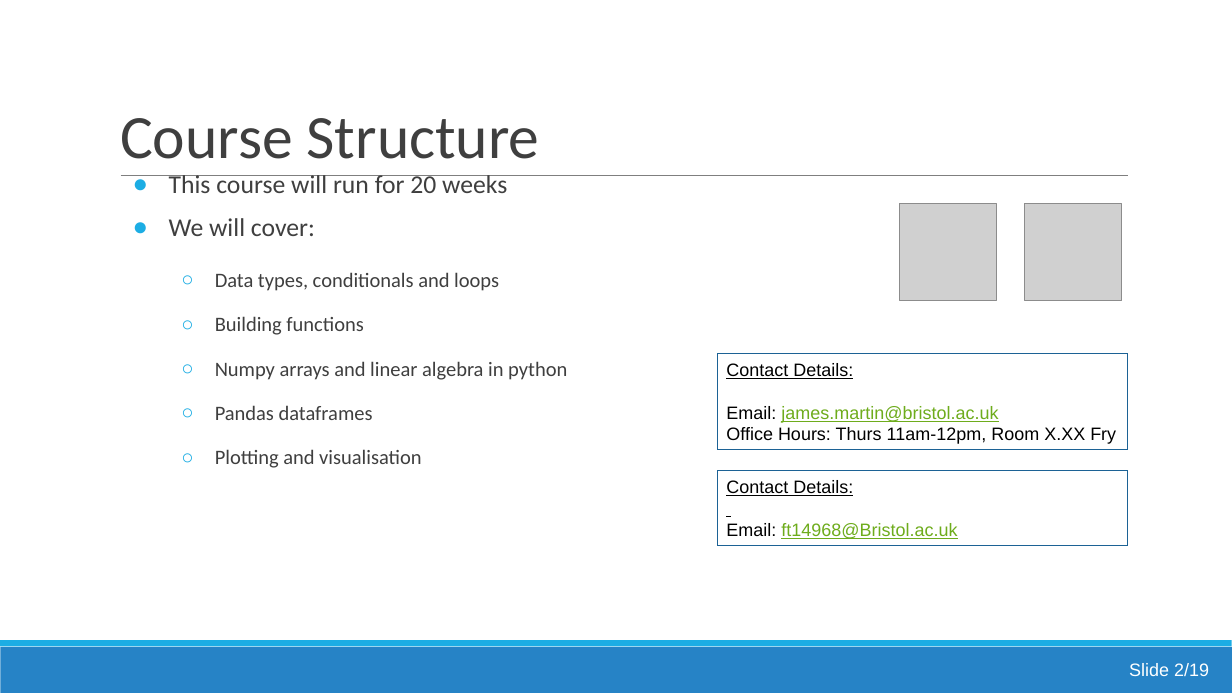
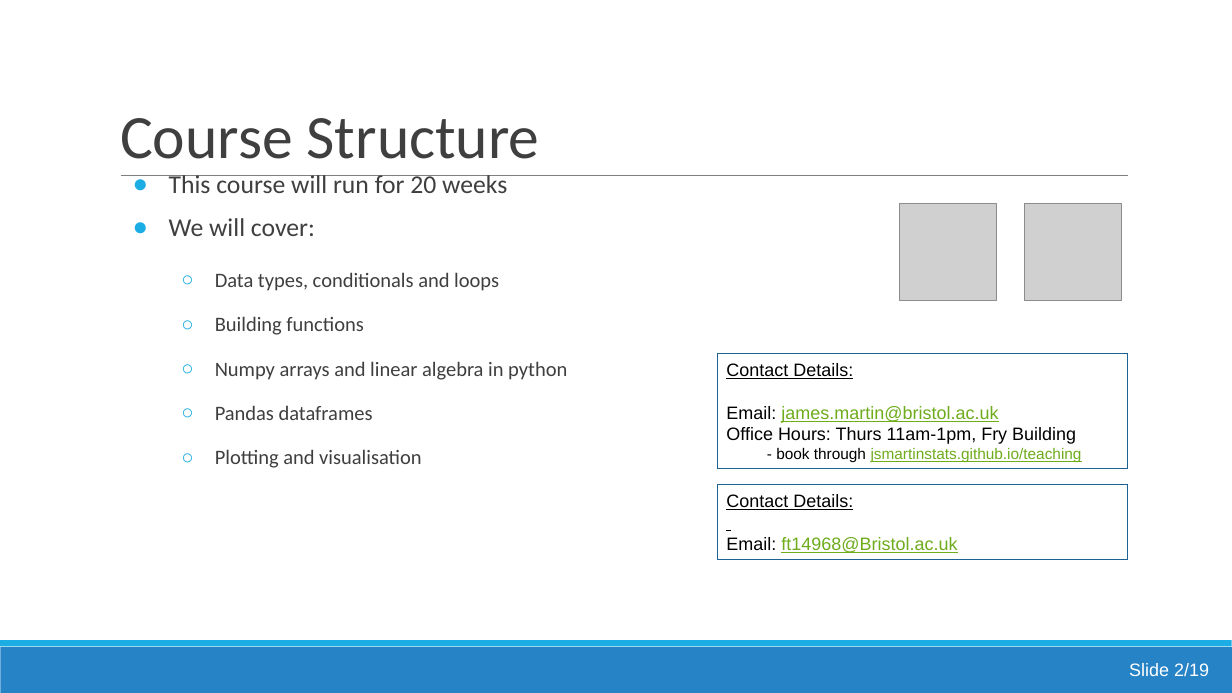
Before and after one commit to jsmartinstats/SCIF10002-2026, a slide deck: slide 6 of 01/Lecture1_Introduction_And_Data_Types.pptx. Drawn at 1232x693 pixels with LibreOffice and Linux fonts; fonts in the diff are those of the drawing; grey boxes stand for pictures. Boxes give left, top, right and bottom in pixels: in the first picture for what was removed or moved away, otherwise in the second. Text is boxed around its words. In the diff, an @@ line names an element or a change of style, - is before the commit and + after.

Commit message:
Update week 1 lecture slides with office hour details

```diff
--- a/01/Lecture1_Introduction_And_Data_Types.pptx
+++ b/01/Lecture1_Introduction_And_Data_Types.pptx
@@ rectangle "Contact Details:": place and size @@
-rectangle "Contact Details:" at bbox=[717, 354, 1128, 450]
+rectangle "Contact Details:" at bbox=[717, 354, 1128, 470]
@@ text in rectangle at bbox=[726, 427, 1082, 462]: text changed; size 14 to 12 pt @@
-Office Hours: Thurs 11am-12pm, Room X.XX Fry
+Office Hours: Thurs 11am-1pm, Fry Building
+- book through jsmartinstats.github.io/teaching
@@ rectangle "Contact Details:": place and size @@
-rectangle "Contact Details:" at bbox=[717, 471, 1128, 546]
+rectangle "Contact Details:" at bbox=[717, 485, 1128, 560]
```
Also in this commit, not shown: 2 other slides changed.
